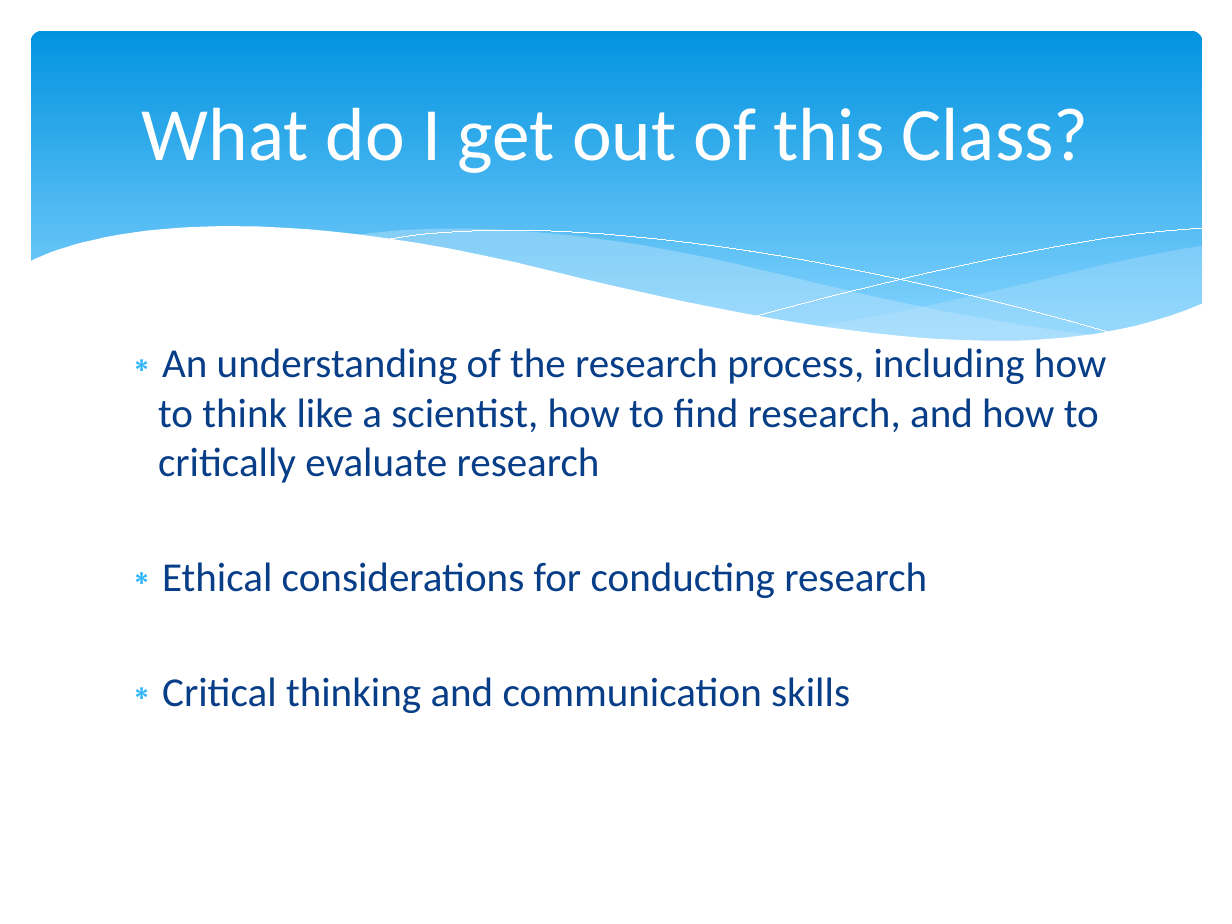
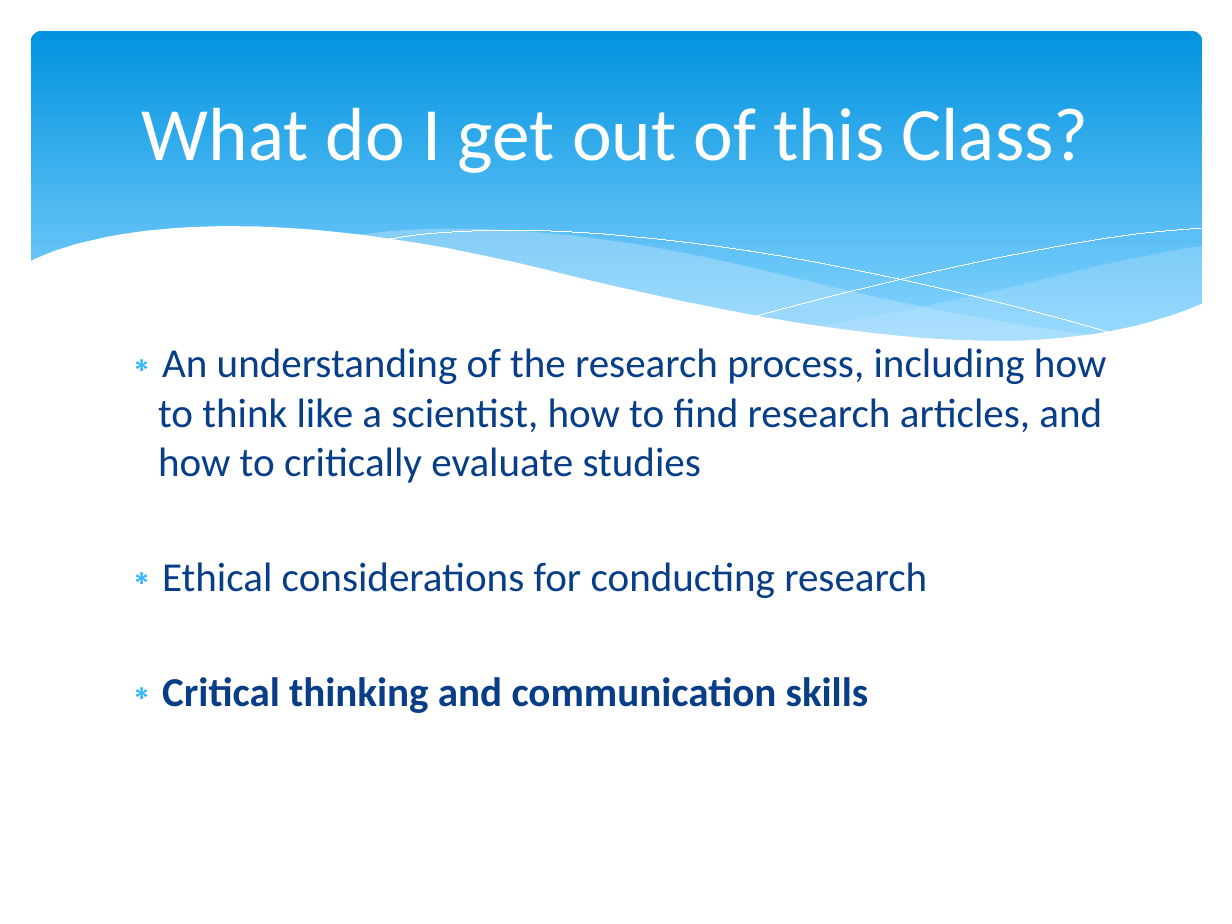
Before and after one commit to npm27/Teaching-Materials, a slide deck: slide 4 of Research Methods/Slides/0 First Day Info.pptx. Drawn at 1232x924 pixels with LibreOffice and Linux fonts; fonts in the diff are those of the drawing. Boxes give left, top, right and bottom in pixels: in the first picture for what was removed or moved away, otherwise in the second. Text is boxed around its words. In the diff, an @@ line names an element or a change of style, - is before the commit and + after.

Commit message:
Working on Methods Class

```diff
--- a/Research Methods/Slides/0 First Day Info.pptx
+++ b/Research Methods/Slides/0 First Day Info.pptx
@@ text at [158,348,1106,483]: text changed @@
-∗ An understanding of the research process, including how to think like a scientist, how to find research, and how to critically evaluate research
+∗ An understanding of the research process, including how to think like a scientist, how to find research articles, and how to critically evaluate studies
@@ text at [162,677,869,713]: bold on in "Critical thinking and communication skills" @@
```
Also in this commit, not shown: 3 other slides changed, 5 other files.
